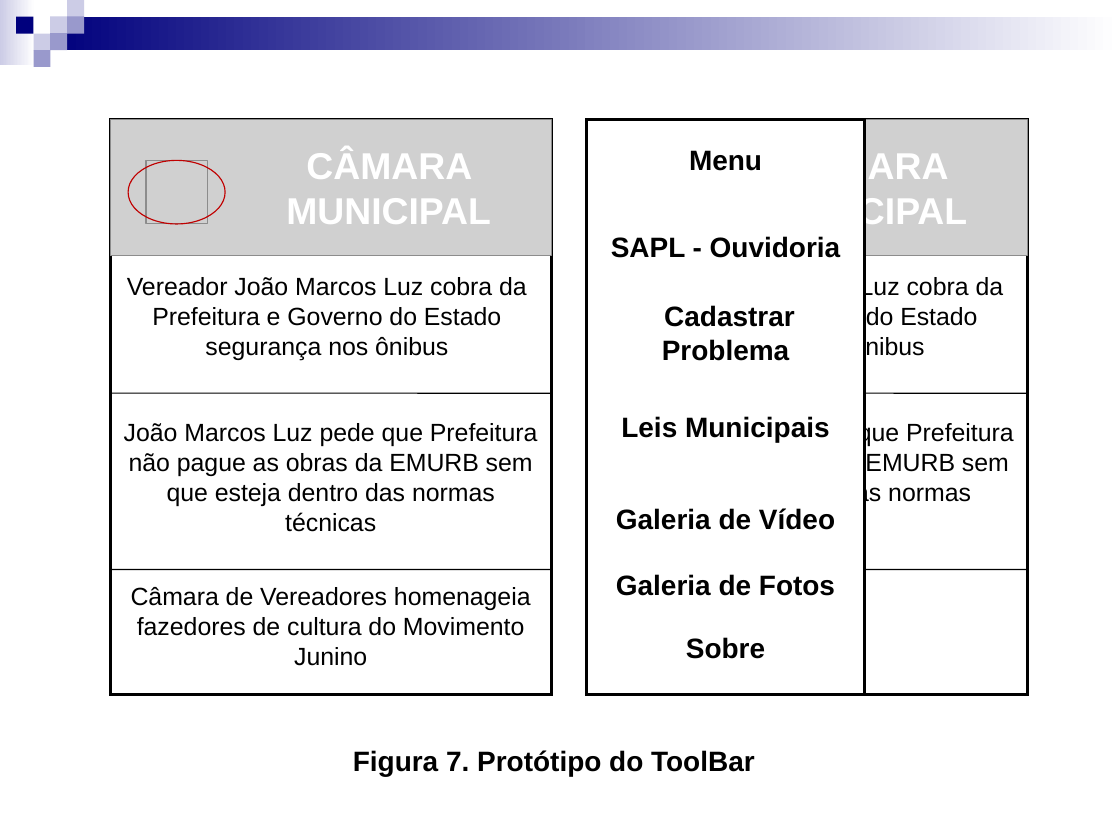
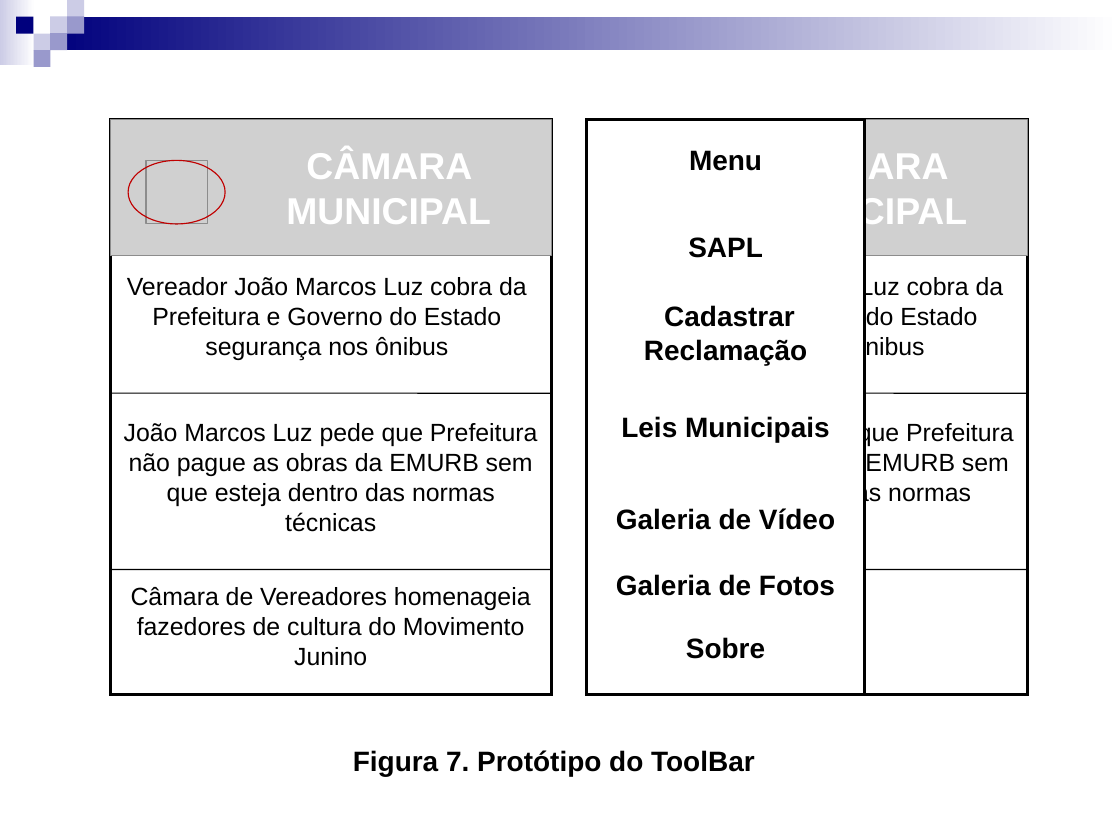
Before and after one commit to Gabrielfgrd/CamaraRB, a slide deck: slide 15 of Documentos/Documentos das aulas/Apresentação para o dia 10.ppt. Drawn at 1120x840 pixels with LibreOffice and Linux fonts; fonts in the diff are those of the drawing; grey boxes stand for pictures. Boxes give left, top, right and bottom in pixels: in the first picture for what was removed or moved away, otherwise in the second. Text is boxed around its words. In the diff, an @@ line names an element or a change of style, - is before the commit and + after.

```diff
--- a/Documentos/Documentos das aulas/Apresentação para o dia 10.ppt
+++ b/Documentos/Documentos das aulas/Apresentação para o dia 10.ppt
@@ text at <box>688,237,763,258</box>: text changed @@
-SAPL - Ouvidoria
+SAPL
@@ text at <box>644,305,807,365</box>: text changed @@
-Cadastrar Problema
+Cadastrar
+Reclamação
```
Also in this commit, not shown: 1 other slide changed.
